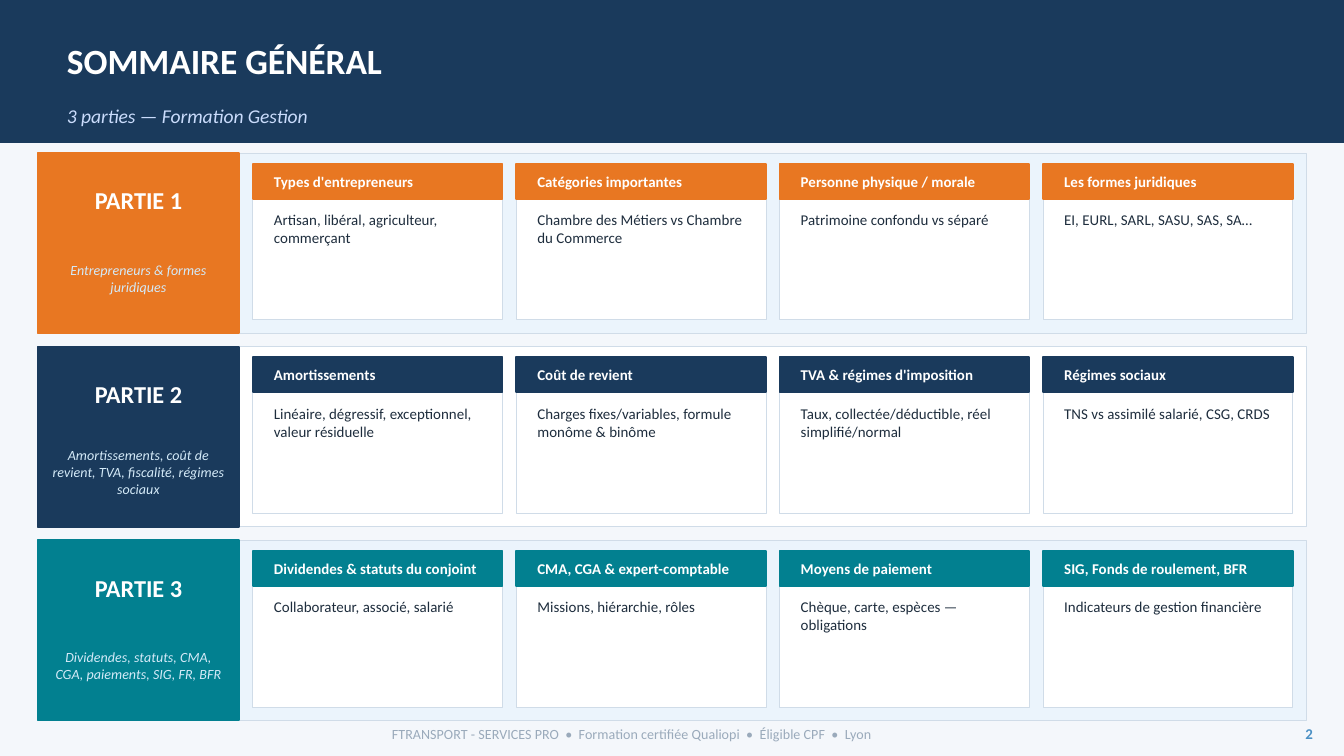
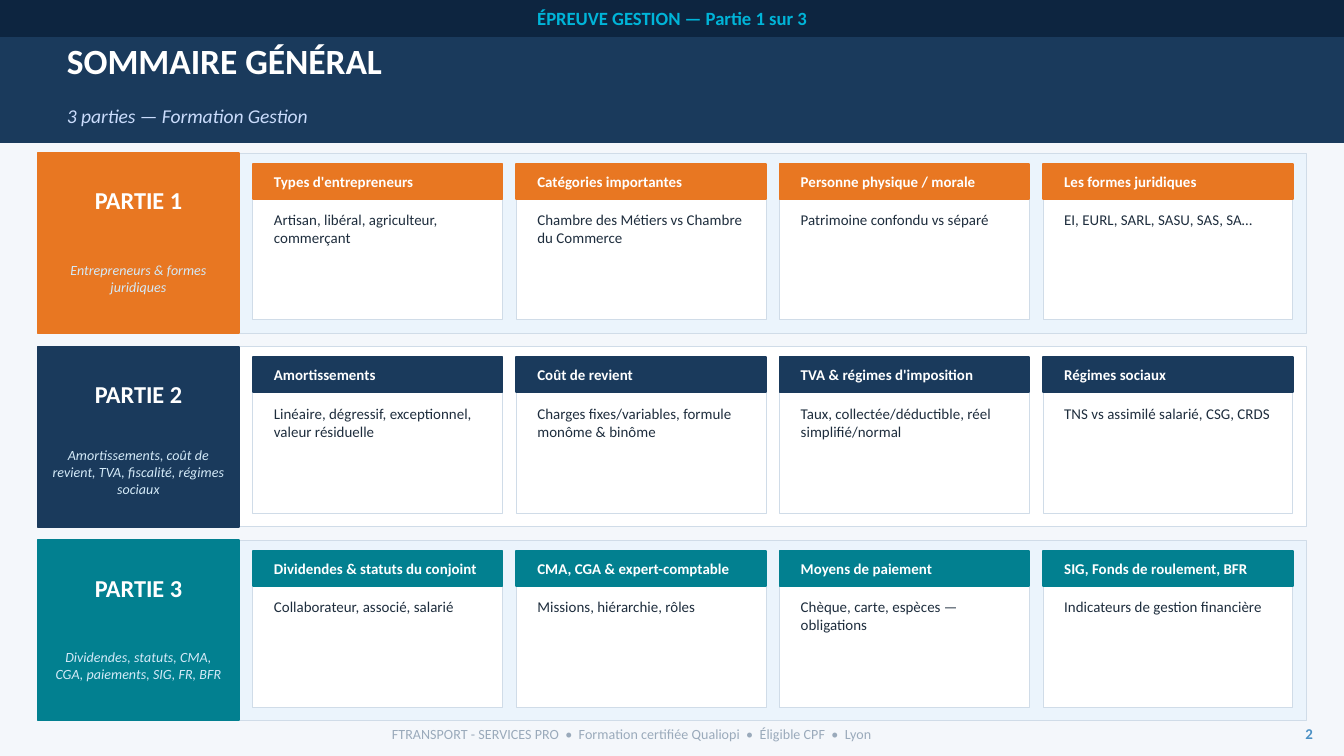
Before and after one commit to nanouf69/insight-learn-manage, a slide deck: slide 2 of public/cours/vtc/B_Gestion_partie_1.pptx. Drawn at 1344x756 pixels with LibreOffice and Linux fonts; fonts in the diff are those of the drawing. Boxes give left, top, right and bottom in pixels: in the first picture for what was removed or moved away, otherwise in the second. Text is boxed around its words. In the diff, an @@ line names an element or a change of style, - is before the commit and + after.

```diff
--- a/public/cours/vtc/B_Gestion_partie_1.pptx
+++ b/public/cours/vtc/B_Gestion_partie_1.pptx
@@ rectangle added at (0, 0, 1344, 38), fill #0D2540, 10 pt, text #00B4D8, bold @@
+ÉPREUVE GESTION — Partie 1 sur 3
```
Also in this commit, not shown: 25 other slides changed, 11 slides added, 2 other files.
